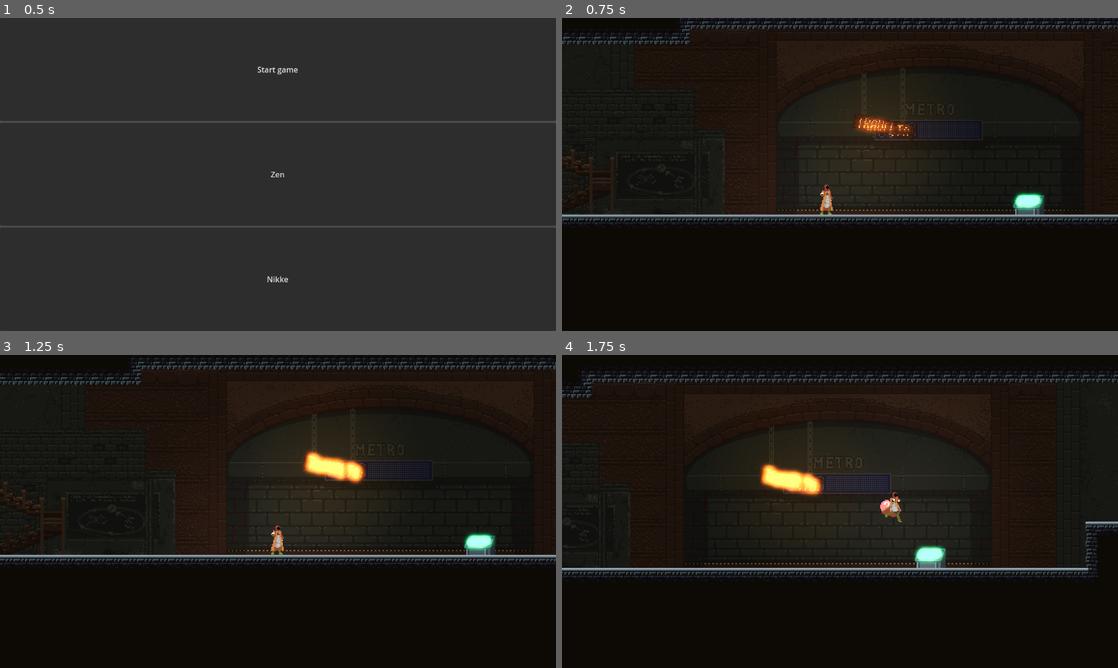
Above: before the commit, frames 1-4 (two rows, left to right).
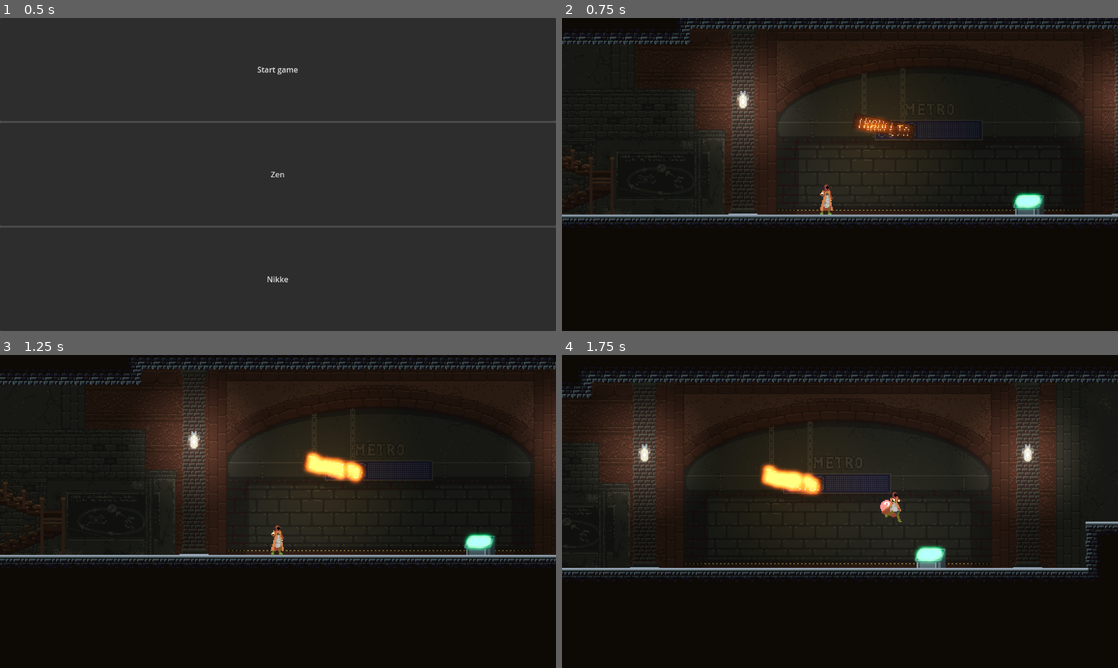
Above: after the commit, the same moments.

Repository: nikk-e/wizard-game
Game: Godot game, scene res://scenes/main_menu.tscn
The game is run twice, just before and just after one commit, with the same random seed, the same clock (stepped at 60 frames per second) and the same inputs.
Inputs (mouse positions are in pixels of both pictures, inside the frame that each line leads up to):
- Up to frame 1 (0.5 s): no input
- Up to frame 2 (0.75 s): click "Start game" at 0.5 s
- Up to frame 3 (1.25 s): no input
- Up to frame 4 (1.75 s): tap Enter (ui_accept) at 1.25, 1.52 s; move the mouse to (962, 495) at 1.27 s; hold Right (ui_right) from 1.28 s (still down); hold Q (game_grapple) from 1.28 s (still down); tap Shift (game_dash) at 1.35 s; click (962, 495) at 1.42 s

Frame 1 is identical in both runs. In frame 2, 5.2% of the frame differs, in the area x 23-100%, y 5-63%; in frame 3, 4.5%; in frame 4, 7.1%, in the area x 6-93%, y 10-68%.

Commit message:
Improve janky grapple mechanics

Diff:
--- a/project.godot
+++ b/project.godot
@@ -78,6 +78,11 @@
 "events": [Object(InputEventKey,"resource_local_to_scene":false,"resource_name":"","device":-1,"window_id":0,"alt_press …(192 unchanged characters)…
 ]
 }
+game_grapple_unreel={
+"deadzone": 0.2,
+"events": [Object(InputEventKey,"resource_local_to_scene":false,"resource_name":"","device":-1,"window_id":0,"alt_pressed":false,"shift_pressed":false,"ctrl_pressed":false,"meta_pressed":false,"pressed":false,"keycode":0,"physical_keycode":83,"key_label":0,"unicode":115,"location":0,"echo":false,"script":null)
+]
+}
 
 [rendering]
 
--- a/scenes/Projectiles/projectile.tscn
+++ b/scenes/Projectiles/projectile.tscn
@@ -4,7 +4,7 @@
 [ext_resource type="Script" uid="uid://bfcjjdfvc361c" path="res://scripts/Projectiles/Projectile.gd" id="1_q3m7n"]
 
 [sub_resource type="CircleShape2D" id="CircleShape2D_6aapk"]
-radius = 5.0
+radius = 8.0
 
 [node name="Projectile" type="Area2D"]
 collision_layer = 2
--- a/scenes/Projectiles/test_projectile.tscn
+++ b/scenes/Projectiles/test_projectile.tscn
@@ -1,7 +1,18 @@
-[gd_scene load_steps=3 format=3 uid="uid://7ags8aatqf0"]
+[gd_scene load_steps=4 format=3 uid="uid://7ags8aatqf0"]
 
 [ext_resource type="PackedScene" uid="uid://dj3d6mbsnqyk4" path="res://scenes/Projectiles/projectile.tscn" id="1_yktgs"]
 [ext_resource type="Script" uid="uid://d46e6ee3j84y" path="res://scripts/Projectiles/test_projectile.gd" id="2_q2xg5"]
 
+[sub_resource type="CircleShape2D" id="CircleShape2D_6aapk"]
+radius = 8.0
+
 [node name="TestProjectile" instance=ExtResource("1_yktgs")]
 script = ExtResource("2_q2xg5")
+
+[node name="StaticBody2D" type="StaticBody2D" parent="." index="3"]
+collision_layer = 4
+collision_mask = 0
+
+[node name="CollisionShape2D" type="CollisionShape2D" parent="StaticBody2D" index="0"]
+scale = Vector2(1.00168, 1.01721)
+shape = SubResource("CircleShape2D_6aapk")
--- a/scenes/hub_world.tscn
+++ b/scenes/hub_world.tscn
@@ -21,6 +21,7 @@
 [ext_resource type="PackedScene" uid="uid://dprr5fpth0ur1" path="res://scenes/interactable_area.tscn" id="16_4l86p"]
 [ext_resource type="Script" uid="uid://br7c8tr1vnes5" path="res://scripts/level_selector.gd" id="17_k3nme"]
 [ext_resource type="Texture2D" uid="uid://84dsrot2ddn3" path="res://assets/Backgrounds/Hub/selector.png" id="18_k3nme"]
+[ext_resource type="Texture2D" uid="uid://eote2xfo6x0v" path="res://assets/Backgrounds/Hub/pillar.png" id="19_4l86p"]
 [ext_resource type="PackedScene" uid="uid://o6yv0gtuvgn5" path="res://scenes/level_select_ui.tscn" id="22_0vhvd"]
 
 [sub_resource type="ShaderMaterial" id="ShaderMaterial_0vhvd"]
@@ -255,6 +256,16 @@
 
 [sub_resource type="RectangleShape2D" id="RectangleShape2D_0vhvd"]
 size = Vector2(49.5, 29.5)
+
+[sub_resource type="Gradient" id="Gradient_qhqgy"]
+interpolation_mode = 2
+offsets = PackedFloat32Array(0, 0.709459)
+colors = PackedColorArray(1, 1, 1, 1, 0, 0, 0, 1)
+
+[sub_resource type="GradientTexture2D" id="GradientTexture2D_4l86p"]
+gradient = SubResource("Gradient_qhqgy")
+fill = 1
+fill_from = Vector2(0.5, 0.5)
 
 [sub_resource type="TileSetAtlasSource" id="TileSetAtlasSource_l774k"]
 texture = ExtResource("1_3jjef")
@@ -758,6 +769,32 @@
 position = Vector2(-5.25, 1.75)
 shape = SubResource("RectangleShape2D_0vhvd")
 
+[node name="Pillars" type="Node2D" parent="DetailGroup"]
+
+[node name="Pillar" type="Sprite2D" parent="DetailGroup/Pillars"]
+position = Vector2(276, -103)
+texture = ExtResource("19_4l86p")
+
+[node name="PointLight2D" type="PointLight2D" parent="DetailGroup/Pillars/Pillar"]
+position = Vector2(0, -14)
+scale = Vector2(2.5, 2.5)
+color = Color(1, 0.859049, 0.774792, 1)
+energy = 0.98
+range_z_max = 0
+texture = SubResource("GradientTexture2D_4l86p")
+
+[node name="Pillar2" type="Sprite2D" parent="DetailGroup/Pillars"]
+position = Vector2(-121, -103)
+texture = ExtResource("19_4l86p")
+
+[node name="PointLight2D" type="PointLight2D" parent="DetailGroup/Pillars/Pillar2"]
+position = Vector2(0, -14)
+scale = Vector2(2.5, 2.5)
+color = Color(1, 0.859049, 0.774792, 1)
+energy = 0.98
+range_z_max = 0
+texture = SubResource("GradientTexture2D_4l86p")
+
 [node name="TileMapLayer" type="TileMapLayer" parent="."]
 z_index = 1
 tile_map_data = PackedByteArray("AAD+/wAAAAAKAAAAAAD//wAAAAAKAAAAAAD9/wAAAAAKAAAAAAAAAAAAAAAKAAAAAAABAAAAAAAKAAAAAAACAA …(46656 unchanged characters)…
--- a/scenes/interactable_area.tscn
+++ b/scenes/interactable_area.tscn
@@ -2,6 +2,33 @@
 
 [ext_resource type="Script" uid="uid://dn5k238f4waoe" path="res://scripts/interactable_area.gd" id="1_5ax3e"]
 [ext_resource type="FontFile" uid="uid://bpb1rnjfaamjy" path="res://fonts/m3x6.ttf" id="2_ixehk"]
+
+[sub_resource type="Animation" id="Animation_i0k7d"]
+length = 0.001
+tracks/0/type = "value"
+tracks/0/imported = false
+tracks/0/enabled = true
+tracks/0/path = NodePath("Label:position")
+tracks/0/interp = 1
+tracks/0/loop_wrap = true
+tracks/0/keys = {
+"times": PackedFloat32Array(0),
+"transitions": PackedFloat32Array(1),
+"update": 0,
+"values": [Vector2(-20, -30)]
+}
+tracks/1/type = "value"
+tracks/1/imported = false
+tracks/1/enabled = true
+tracks/1/path = NodePath("Label:modulate")
+tracks/1/interp = 1
+tracks/1/loop_wrap = true
+tracks/1/keys = {
+"times": PackedFloat32Array(0),
+"transitions": PackedFloat32Array(1),
+"update": 0,
+"values": [Color(1, 1, 1, 0)]
+}
 
 [sub_resource type="Animation" id="Animation_ixehk"]
 resource_name = "tooltip_appear"
@@ -28,33 +55,6 @@
 "transitions": PackedFloat32Array(1, 1),
 "update": 0,
 "values": [Color(1, 1, 1, 0), Color(1, 1, 1, 1)]
-}
-
-[sub_resource type="Animation" id="Animation_i0k7d"]
-length = 0.001
-tracks/0/type = "value"
-tracks/0/imported = false
-tracks/0/enabled = true
-tracks/0/path = NodePath("Label:position")
-tracks/0/interp = 1
-tracks/0/loop_wrap = true
-tracks/0/keys = {
-"times": PackedFloat32Array(0),
-"transitions": PackedFloat32Array(1),
-"update": 0,
-"values": [Vector2(-20, -30)]
-}
-tracks/1/type = "value"
-tracks/1/imported = false
-tracks/1/enabled = true
-tracks/1/path = NodePath("Label:modulate")
-tracks/1/interp = 1
-tracks/1/loop_wrap = true
-tracks/1/keys = {
-"times": PackedFloat32Array(0),
-"transitions": PackedFloat32Array(1),
-"update": 0,
-"values": [Color(1, 1, 1, 0)]
 }
 
 [sub_resource type="Animation" id="Animation_m3gac"]
@@ -97,9 +97,9 @@
 anchor_right = 0.5
 anchor_bottom = 1.0
 offset_left = -20.0
-offset_top = -10.0
+offset_top = -29.9999
 offset_right = 20.0
-offset_bottom = 13.0
+offset_bottom = -6.9999
 grow_horizontal = 2
 grow_vertical = 0
 theme_override_colors/font_outline_color = Color(0, 0, 0, 1)
--- a/scripts/Player/Abilities/GrappleAbility.gd
+++ b/scripts/Player/Abilities/GrappleAbility.gd
@@ -1,48 +1,82 @@
 extends Ability
 class_name GrappleAbility
 
+var GRAPPLE_DISTANCE = 400
+var REEL_SPEED = 300.0
+
 var grapplePoint: Vector2
 var grappled = false
-var GRAPPLE_DISTANCE = 400
-var REEL_SPEED = 300
-var held = false
+var grappledToNPC = false
+var grapplePointNPCLocal: Vector2
+var grappleTarget: Node2D
+
+var isReeling = false
+var isUnreeling = false
 
 func _init(_player: Player) -> void:
-	super._init(_player, 0.5)
+	super._init(_player, 2)
 
-func find_grapple_point(player_position: Vector2, direction: Vector2, max_distance: float) -> Vector2:
+func shoot_reel(player_position: Vector2, direction: Vector2, max_distance: float) -> Vector2:
 	var space_state = player.get_world_2d().direct_space_state
 	var ray_end = player_position + direction.normalized() * max_distance
-	var query = PhysicsRayQueryParameters2D.create(player_position, ray_end, 1, [player])
+	var query = PhysicsRayQueryParameters2D.create(player_position, ray_end, 1+4, [player])
 	var result = space_state.intersect_ray(query)
 	if result:
+		grappledToNPC = false
+		if result.collider.get_parent() is TestProjectile:
+			var ob = result.collider.get_parent() as TestProjectile
+			grappledToNPC = true
+			grappleTarget = ob
+			grapplePointNPCLocal = ob.to_local(result.position)
+		#reelLength = ((result.position as Vector2) - player_position).length()
 		return result.position
 	else:
 		return Vector2.INF
 
-func setHeld(h: bool):
-	held = h
+func setReel(reeling: int):
+	isReeling = reeling > 0
+	isUnreeling = reeling < 0
 
 func abort():
 	grappled = false
 	grapplePoint = Vector2.INF
-
+	grappledToNPC = false
+	grappleTarget = null
+	grapplePointNPCLocal = Vector2.INF
 func inProgress() -> bool:
 	return grappled
 
 func ability():
-	grapplePoint = find_grapple_point(player.global_position, player.pointDirection, GRAPPLE_DISTANCE)
+	grapplePoint = shoot_reel(player.global_position, player.pointDirection, GRAPPLE_DISTANCE)
 	if grapplePoint != Vector2.INF:
 		grappled = true
 
+
 func updateAbility(delta):
 	if grappled:
+		if grappledToNPC and !grappleTarget:
+			abort()
+			return
+		elif grappledToNPC:
+			grapplePoint = grappleTarget.global_position + grapplePointNPCLocal
+
+
+
+
 		var vel = player.velocity
-		var grappleDirection = (grapplePoint - player.global_position).normalized()
+		var grappleVector = grapplePoint - player.global_position
+		var grappleDirection = grappleVector.normalized()
 		var dotProduct = vel.dot(grappleDirection)
 		var parallel = grappleDirection * dotProduct
-		if held:
+		if isReeling:
 			player.velocity = grappleDirection*REEL_SPEED
-		elif (dotProduct <= 0):
+		elif !isUnreeling and dotProduct <= 0:
 			var perpendicular = vel - parallel
 			player.velocity = perpendicular
+
+
+		#if held:
+		#	player.velocity = grappleDirection*REEL_SPEED
+		#if (dotProduct <= 0):
+		#	var perpendicular = vel - parallel
+		#	player.velocity = perpendicular
--- a/scripts/Player/Player.gd
+++ b/scripts/Player/Player.gd
@@ -15,6 +15,7 @@
 var pointDirection: Vector2 = Vector2(0, 0)
 var cameraPosition: Vector2
 
+var lastInputAxis = 0
 var onGround = false
 
 var last_physics_pos: Vector2
@@ -62,7 +63,6 @@
 	pointDirection = (world_mouse_pos - global_position).normalized()
 
 	var jumpable = false
-	# Add the gravity.
 	if not is_on_floor():
 		velocity += get_gravity() * delta
 		onGround = false
@@ -72,6 +72,8 @@
 		jumpable = true
 		if abilities.has("double_jump"):
 			abilities["double_jump"].restore()
+		if abilities.has("grapple"):
+			abilities["grapple"].abort()
 
 	if (coyoteTimer > 0):
 		coyoteTimer -= delta
@@ -90,22 +92,32 @@
 
 	# Get the input direction and handle the movement/deceleration.
 	# As good practice, you should replace UI actions with custom gameplay actions.
+	var inputaxis = Input.get_axis("ui_left", "ui_right")
 	if abilities.has("grapple"):
 		var grapple: GrappleAbility = abilities["grapple"]
-		var inputaxis = Input.get_axis("ui_left", "ui_right")
-		if inputaxis:
+		if inputaxis and grapple.inProgress():
+			if abs(velocity.x) < SPEED and (grapple.grapplePoint.x-global_position.x)*inputaxis > 0:
+				velocity.x = inputaxis * SPEED
+		elif inputaxis:
 			velocity.x = inputaxis * SPEED
 		elif !grapple.inProgress():
 			velocity.x = move_toward(velocity.x, 0, SPEED)
 
-		if Input.is_action_just_pressed("game_grapple"):
-			if grapple.inProgress():
-				grapple.abort()
-			else:
+		if Input.is_action_just_pressed("game_grapple") and !grapple.inProgress():
+			if !(abilities.has("dash") and abilities["dash"].inProgress()):
 				grapple.use()
-				grapple.setHeld(true)
-		if Input.is_action_just_released("game_grapple"):
-			grapple.setHeld(false)
+
+		var reelHeld = Input.is_action_pressed("game_grapple")
+		var unreelHeld = Input.is_action_pressed("game_grapple_unreel")
+		if reelHeld and !unreelHeld:
+			grapple.setReel(1)
+		elif unreelHeld and !reelHeld:
+			grapple.setReel(-1)
+		else:
+			grapple.setReel(0)
+	elif inputaxis:
+		velocity.x = inputaxis * SPEED
+
 
 	if Input.is_action_just_pressed("game_dash") and abilities.has("dash"):
 		abilities["dash"].use()
@@ -114,7 +126,6 @@
 
 	if Input.is_action_just_pressed("game_primary") and currentSpell:
 		currentSpell.use()
-		print(world_mouse_pos)
 
 	if Input.is_action_just_pressed("game_interact") and area_to_interact:
 		area_to_interact.interact()
@@ -126,6 +137,7 @@
 
 	move_and_slide()
 	current_physics_pos = global_position
+	lastInputAxis = inputaxis
 
 var mousePosDebugLine = false
 var grappleDebugLine = false
@@ -134,7 +146,7 @@
 	if mousePosDebugLine:
 		draw_circle(pointDirection*100.0, 5, Color.RED)
 	if grappleDebugLine:
-		draw_line(gDLp0, Vector2(0,0), Color.RED, 1.0)
+		draw_line(gDLp0, to_local(sprite.global_position), Color.RED, 1.0)
 
 
 
--- a/scripts/Player/Spells/TestProjectileSpell.gd
+++ b/scripts/Player/Spells/TestProjectileSpell.gd
@@ -7,7 +7,7 @@
 	super._init(_player, 0.5)
 
 func spell():
-	var projectile = testProjectileScene.instantiate() as Projectile
+	var projectile = testProjectileScene.instantiate() as TestProjectile
 	projectile.initPosition(player.global_position)
 	projectile.direction = player.pointDirection
 	player.get_parent().add_child(projectile)
--- a/scripts/Projectiles/test_projectile.gd
+++ b/scripts/Projectiles/test_projectile.gd
@@ -1,4 +1,5 @@
 extends Projectile
+class_name TestProjectile
 
 func _on_body_entered(body):
 	print("Test Projectile Entered")
Binary file added: assets/Backgrounds/Hub/pillar.png
Not shown, added: assets/Backgrounds/Hub/pillar.png.import
Not shown: 1 places in scenes/hub_world.tscn that only renumber resources
